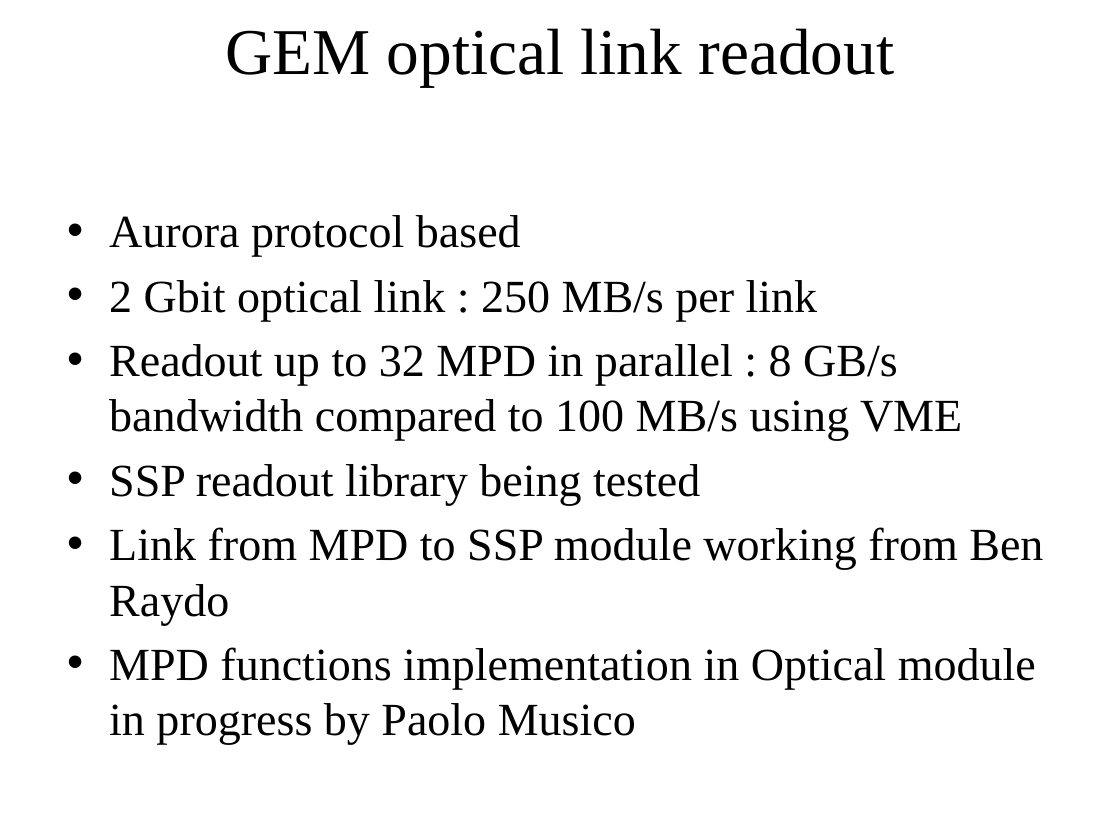
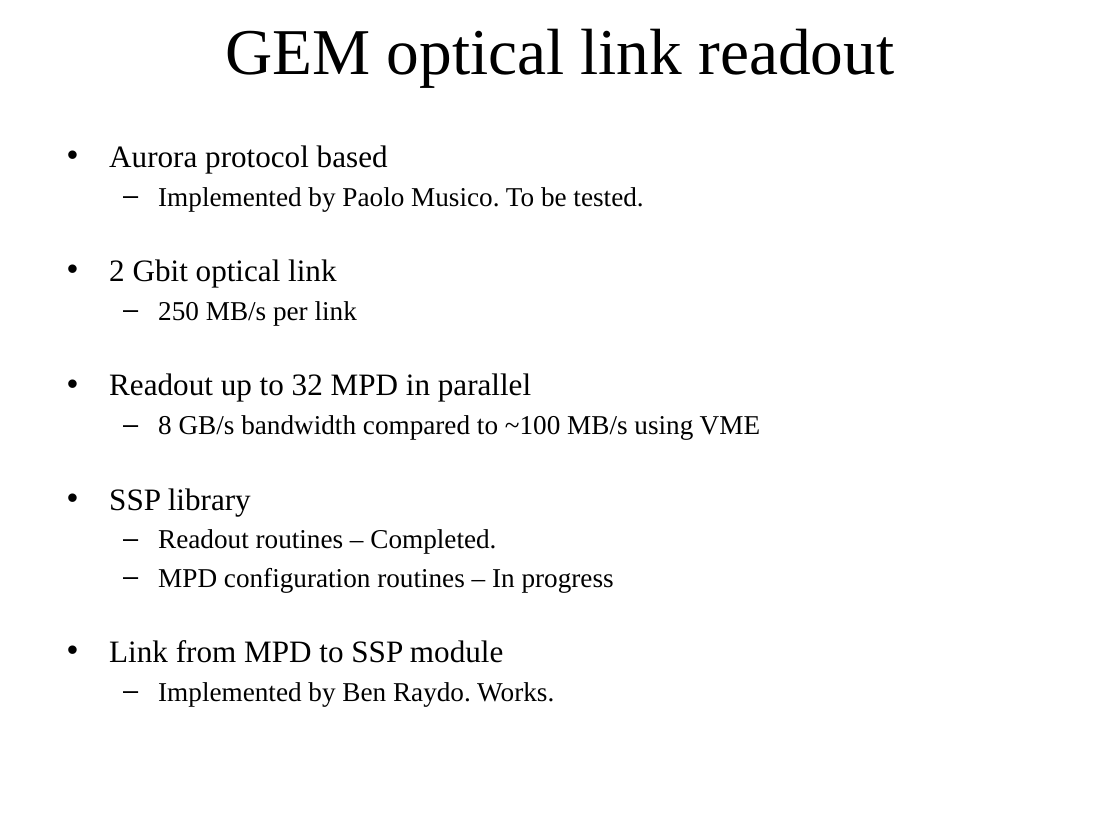
Before and after one commit to bmoffit/sbsdaq, a slide deck: slide 17 of 2015_DOE_Review/SuperBigBite DAQ update-Oct-20-2015.pptx. Drawn at 1120x840 pixels with LibreOffice and Linux fonts; fonts in the diff are those of the drawing; background and template pictures are left out. Boxes give left, top, right and bottom in pixels: in the first picture for what was removed or moved away, otherwise in the second. Text is boxed around its words. In the diff, an @@ line names an element or a change of style, - is before the commit and + after.

```diff
--- a/2015_DOE_Review/SuperBigBite DAQ update-Oct-20-2015.pptx
+++ b/2015_DOE_Review/SuperBigBite DAQ update-Oct-20-2015.pptx
@@ text "Aurora protocol based": place and size @@
-text "Aurora protocol based" at (109, 215, 1043, 745)
+text "Aurora protocol based" at (109, 145, 760, 663)
@@ text at (109, 145, 388, 173): size 29.6 to 20 pt in "Aurora protocol based"; less space between paragraphs @@
@@ text at (109, 187, 760, 663): text changed; size 29.6 to 17.5 pt @@
-• 2 Gbit optical link : 250 MB/s per link
-• Readout up to 32 MPD in parallel : 8 GB/s bandwidth compared to 100 MB/s using VME
-• SSP readout library being tested
-• Link from MPD to SSP module working from Ben Raydo
-• MPD functions implementation in Optical module in progress by Paolo Musico
+  – Implemented by Paolo Musico. To be tested.
+• 2 Gbit optical link
+  – 250 MB/s per link
+• Readout up to 32 MPD in parallel
+  – 8 GB/s bandwidth compared to ~100 MB/s using VME
+• SSP library
+  – Readout routines – Completed.
+  – MPD configuration routines – In progress
+• Link from MPD to SSP module
+  – Implemented by Ben Raydo. Works.
```
Also in this commit, not shown: 18 other slides changed, 1 slide added, 1 slide removed, 1 other file.
